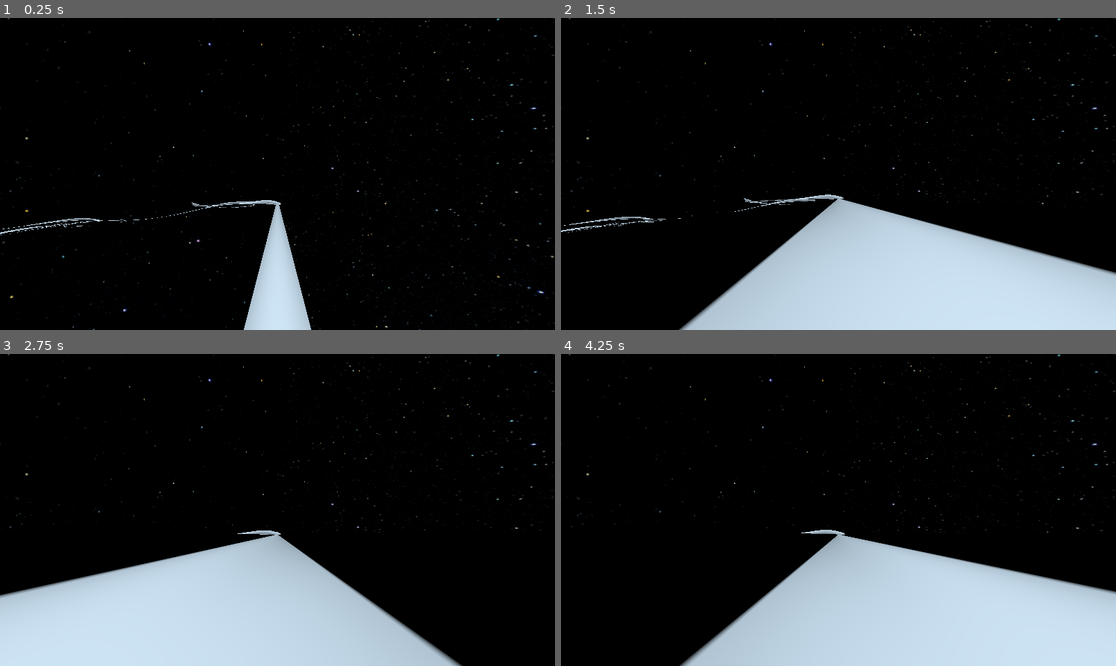
Above: before the commit, frames 1-4 (two rows, left to right).
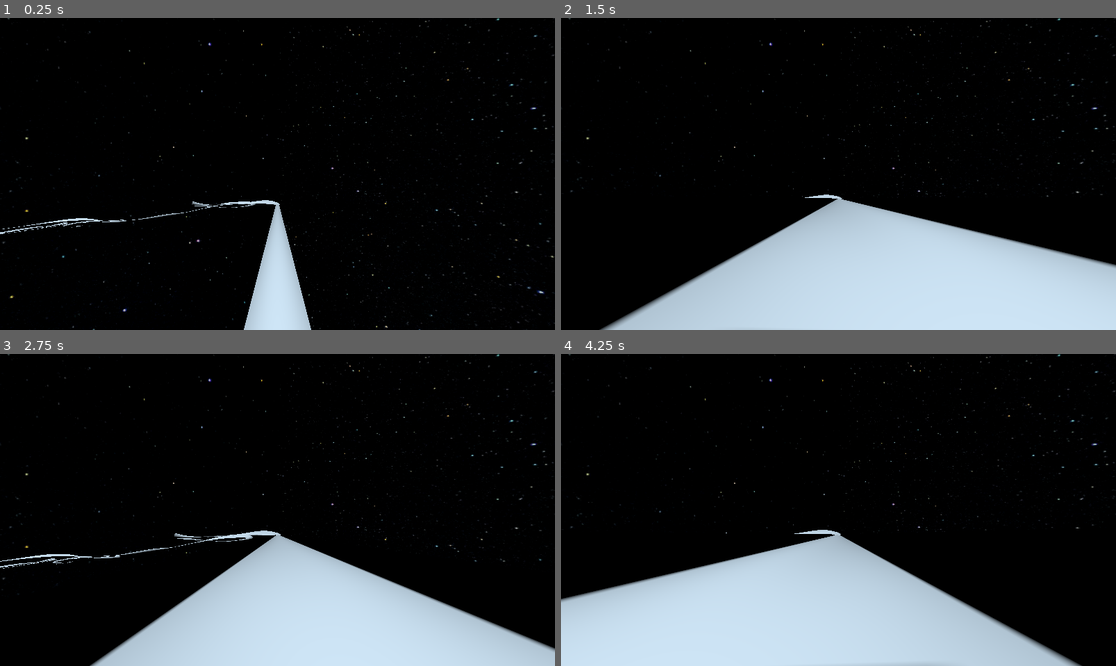
Above: after the commit, the same moments.

Repository: ArijaK/luge_vr
Game: Godot game, scene res://scenes/main/main.tscn
Same seed, same stepped clock (60 frames per second), same inputs: the game is played once before the commit and once after it.
Inputs:
- Up to frame 1 (0.25 s): no input
- Up to frame 2 (1.5 s): no input
- Up to frame 3 (2.75 s): no input
- Up to frame 4 (4.25 s): no input

The runs differ from the first frame. In frame 1, 0.3% of the frame differs, in the area x 0-51%, y 58-70%; in frame 2, 4.5%; in frame 3, 17%; in frame 4, 21%, in the area x 0-100%, y 55-100%.

Commit message:
Simplify wall curve creation (may be updated later)

Diff:
--- a/vr/scenes/track/track_data.gd
+++ b/vr/scenes/track/track_data.gd
@@ -101,9 +101,6 @@
 			return 0.0
 	return 0.0
 
-func bezier(p0, p1, p2, t):
-	return (1-t)*(1-t)*p0 + 2*(1-t)*t*p1 + t*t*p2
-
 func get_shape_points(at: float, T: Transform3D) -> PackedVector3Array:
 	var points = PackedVector3Array()
 	points.resize(cross_section_points)
@@ -116,7 +113,6 @@
 	var h = height.sample(at)
 	var c = curvature.sample(at)
 
-	var heights = MathUtils.lerp_list(h, 0.0, middlepoint)
 	var default_heights = MathUtils.lerp_list(default_height, 0.0, middlepoint)
 
 	# If it is a straight trajectory
@@ -129,20 +125,24 @@
 		# How curvy the wall should be
 		var max_width = width + k_curvature * abs(c)
 
-		var widths = []
+		var p0 = Vector2(half_width, 0.0)
+		var p1 = Vector2(max_width, default_height)
+		var p2 = Vector2(half_width, h)
+
+		var curve_side_points = []
+
 		for i in range(middlepoint):
 			var t = i / float(middlepoint - 1)
-			var x = bezier(max_width, max_width * 0.5, half_width, t)
-			widths.append(x)
+			curve_side_points.append(MathUtils.quadratic_bezier(p0, p1, p2, t, curve_side))
 
 		if curve_side < 0:
 			for i in range(middlepoint):
-				points[i] = Vector3(-widths[i], heights[i], 0.0)
+				points[i] = curve_side_points[i]
 				points[cross_section_points-1-i] = Vector3(half_width, default_heights[i], 0.0)
 		else:
 			for i in range(middlepoint):
 				points[i] = Vector3(-half_width, default_heights[i], 0.0)
-				points[cross_section_points-1-i] = Vector3(widths[i], heights[i], 0.0)
+				points[cross_section_points-1-i] = curve_side_points[i]
 
 	for i in range(cross_section_points):
 		points[i] = T * points[i]
--- a/vr/utils/math_utils.gd
+++ b/vr/utils/math_utils.gd
@@ -7,3 +7,9 @@
 	for i in range(elements):
 		result[i] = lerpf(from ,to, float(i)/elements)
 	return result
+
+static func quadratic_bezier(p0: Vector2, p1: Vector2, p2: Vector2, t: float, c_side) -> Vector3:
+	var q0 = p0.lerp(p1, t)
+	var q1 = p1.lerp(p2, t)
+	var result = q0.lerp(q1, t)
+	return Vector3(result[0] * c_side, result[1], 0.0)
